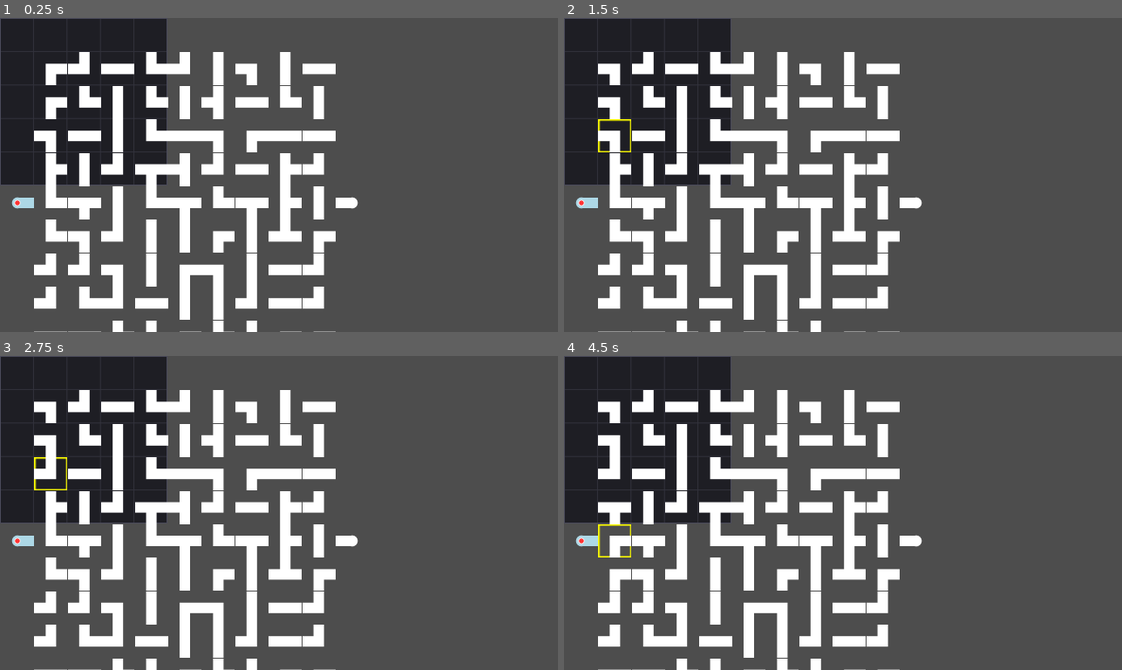
Above: before the commit, frames 1-4 (two rows, left to right).
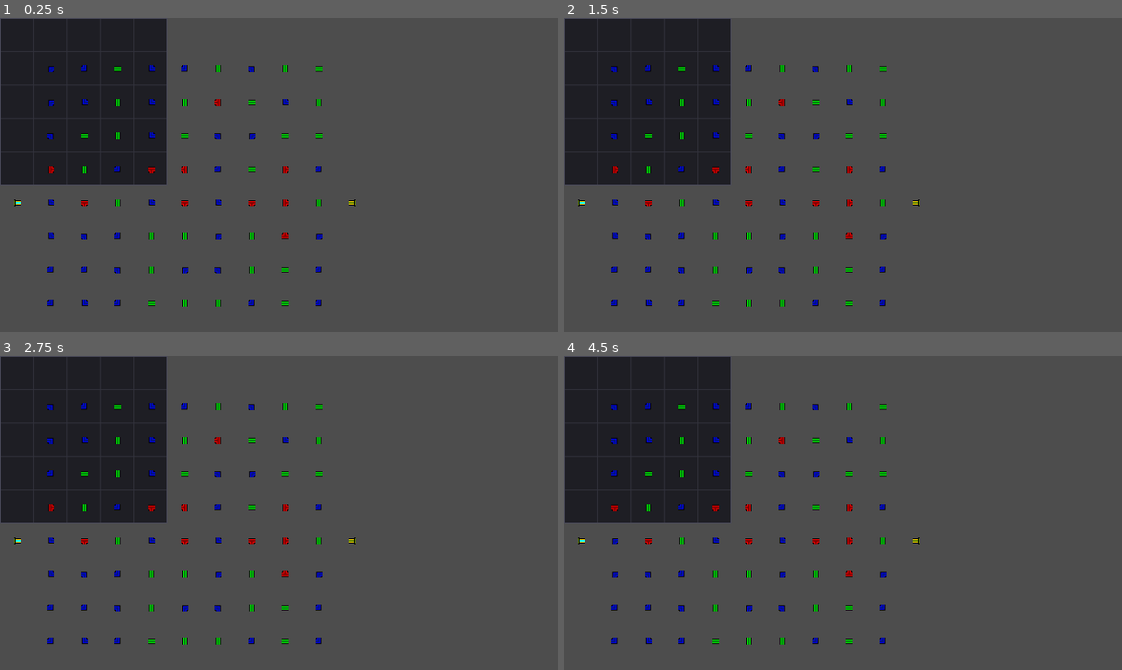
Above: after the commit, the same moments.

Repository: RedBlueCarrots/GMTK-2026
Game: Godot game, scene res://Scenes/pipe_minigame.tscn
The game is run twice, just before and just after one commit, with the same random seed, the same clock (stepped at 60 frames per second) and the same inputs. This scene is started directly instead of the project's main scene.
Inputs (mouse positions are in pixels of both pictures, inside the frame that each line leads up to):
- Up to frame 1 (0.25 s): no input
- Up to frame 2 (1.5 s): tap Enter at 0.5 s; drag from (614, 68) to (614, 168) at 0.52 s; tap Space at 1.25 s; drag from (614, 102) to (614, 203) at 1.27 s
- Up to frame 3 (2.75 s): tap Enter at 2 s; move the mouse to (50, 475) at 2.02 s; click (50, 475) at 2.1 s
- Up to frame 4 (4.5 s): tap Space at 2.75, 4.25 s; drag from (614, 506) to (614, 607) at 2.77 s; tap Enter at 3.5 s; drag from (614, 541) to (614, 641) at 3.52 s; drag from (614, 575) to (614, 475) at 4.27 s

The runs differ from the first frame. In frame 1, 17% of the frame differs, in the area x 2-65%, y 10-100%; in frame 2, 17%; in frame 3, 17%; in frame 4, 17%.

Commit message:
pipe assets

Diff:
--- a/Scenes/pipe_piece.tscn
+++ b/Scenes/pipe_piece.tscn
@@ -1,25 +1,20 @@
 [gd_scene format=3 uid="uid://dnblktufhd4mf"]
 
 [ext_resource type="Script" uid="uid://d241ojbsidwfi" path="res://Scripts/pipe.gd" id="1_hgpvu"]
-[ext_resource type="Texture2D" uid="uid://plumt7enikry" path="res://Assets/Art/pipe-highlight.svg" id="2_d8kao"]
-[ext_resource type="Texture2D" uid="uid://dt1guypm0qc2n" path="res://Assets/Art/pipe-source_badge.svg" id="3_cf7qw"]
 
 [sub_resource type="RectangleShape2D" id="RectangleShape2D_3dj8w"]
-size = Vector2(38.4, 38.4)
+size = Vector2(8, 8)
 
 [node name="PipePiece" type="Area2D" unique_id=1157958654]
 script = ExtResource("1_hgpvu")
+type = 0
 
 [node name="CollisionShape2D" type="CollisionShape2D" parent="." unique_id=1336342193]
 shape = SubResource("RectangleShape2D_3dj8w")
 
-[node name="HighlightSprite" type="Sprite2D" parent="." unique_id=1018154924]
-texture = ExtResource("2_d8kao")
-
 [node name="PipeSprite" type="Sprite2D" parent="." unique_id=1074849666]
 
-[node name="SourceBadgeSprite" type="Sprite2D" parent="." unique_id=1529795445]
-texture = ExtResource("3_cf7qw")
+[node name="FillSprite" type="Sprite2D" parent="." unique_id=1323890503]
 
 [connection signal="input_event" from="." to="." method="_on_input_event"]
 [connection signal="mouse_entered" from="." to="." method="_on_mouse_entered"]
--- a/Scripts/pipe.gd
+++ b/Scripts/pipe.gd
@@ -10,15 +10,12 @@
 @export var type: PipeType = PipeType.CONNECTOR:
 	set(new_value):
 		type = new_value
-		if source_badge:
-			source_badge.visible = (type == PipeType.SOURCE)
 		rotateable = (type == PipeType.CONNECTOR)
 		if type == PipeType.SOURCE or type == PipeType.SINK:
 			connected = (type == PipeType.SOURCE)
 
 @onready var main_sprite: Sprite2D = $PipeSprite
-@onready var highlight_sprite: Sprite2D = $HighlightSprite
-@onready var source_badge: Sprite2D = $SourceBadgeSprite
+@onready var fill_sprite: Sprite2D = $FillSprite
 
 # states
 var base_connections: Array[Vector2] = []
@@ -40,20 +37,7 @@
 		connected = true if type == PipeType.SOURCE else false
 		rotateable = false
 
-	highlight_sprite.visible = false
-	if source_badge:
-		source_badge.visible = true if type == PipeType.SOURCE else false
-
-
-func _on_mouse_entered() -> void:
-	if highlight_sprite and type == PipeType.CONNECTOR:
-		highlight_sprite.visible = true
-
-
-func _on_mouse_exited() -> void:
-	if highlight_sprite and type == PipeType.CONNECTOR:
-		highlight_sprite.visible = false
-
+	fill_sprite.visible = type == PipeType.SOURCE
 
 # Pipe initialization
 func setup_pipe() -> void:
@@ -63,23 +47,26 @@
 	match shape:
 		PipeShape.STRAIGHT:
 			base_connections = [Vector2.UP, Vector2.DOWN]
-			main_sprite.texture = preload("res://Assets/Art/pipe-straight.svg")
+			main_sprite.texture = preload("res://Assets/Art/Suffocation/pipe-straight.png")
+			fill_sprite.texture = preload("res://Assets/Art/Suffocation/pipe_fill-straight.png")
 
 		PipeShape.BEND:
 			base_connections = [Vector2.UP, Vector2.RIGHT]
-			main_sprite.texture = preload("res://Assets/Art/pipe-bend.svg")
+			main_sprite.texture = preload("res://Assets/Art/Suffocation/pipe-bend.png")
+			fill_sprite.texture = preload("res://Assets/Art/Suffocation/pipe_fill-bend.png")
 
 		PipeShape.T_JUNCTION:
 			base_connections = [Vector2.DOWN, Vector2.LEFT, Vector2.RIGHT]
-			main_sprite.texture = preload("res://Assets/Art/pipe-t_junction.svg")
+			main_sprite.texture = preload("res://Assets/Art/Suffocation/pipe-t_junction.png")
+			fill_sprite.texture = preload("res://Assets/Art/Suffocation/pipe_fill-t_junction.png")
 
 		PipeShape.CROSS:
 			base_connections = [Vector2.UP, Vector2.DOWN, Vector2.LEFT, Vector2.RIGHT]
-			main_sprite.texture = preload("res://Assets/Art/pipe-cross.svg")
 
 		PipeShape.END:
 			base_connections = [Vector2.DOWN]
-			main_sprite.texture = preload("res://Assets/Art/pipe-end.svg")
+			main_sprite.texture = preload("res://Assets/Art/Suffocation/pipe-end.png")
+			fill_sprite.texture = preload("res://Assets/Art/Suffocation/pipe_fill-end.png")
 
 	update_connections()
 
@@ -122,10 +109,10 @@
 
 
 func _update_sprite() -> void:
-	if not main_sprite:
+	if not fill_sprite:
 		return
 
 	if connected:
-		main_sprite.modulate = Color.LIGHT_BLUE
+		fill_sprite.visible=true
 	else:
-		main_sprite.modulate = Color.WHITE
+		fill_sprite.visible=false
Binary file added: Assets/Art/Suffocation/pipe-bend.png
Not shown, added: Assets/Art/Suffocation/pipe-bend.png.import
Binary file added: Assets/Art/Suffocation/pipe-end.png
Not shown, added: Assets/Art/Suffocation/pipe-end.png.import
Binary file added: Assets/Art/Suffocation/pipe-straight.png
Not shown, added: Assets/Art/Suffocation/pipe-straight.png.import
Binary file added: Assets/Art/Suffocation/pipe-t_junction.png
Not shown, added: Assets/Art/Suffocation/pipe-t_junction.png.import
Binary file added: Assets/Art/Suffocation/pipe_fill-bend.png
Not shown, added: Assets/Art/Suffocation/pipe_fill-bend.png.import
Binary file added: Assets/Art/Suffocation/pipe_fill-end.png
Not shown, added: Assets/Art/Suffocation/pipe_fill-end.png.import
(and 4 more such lines)
